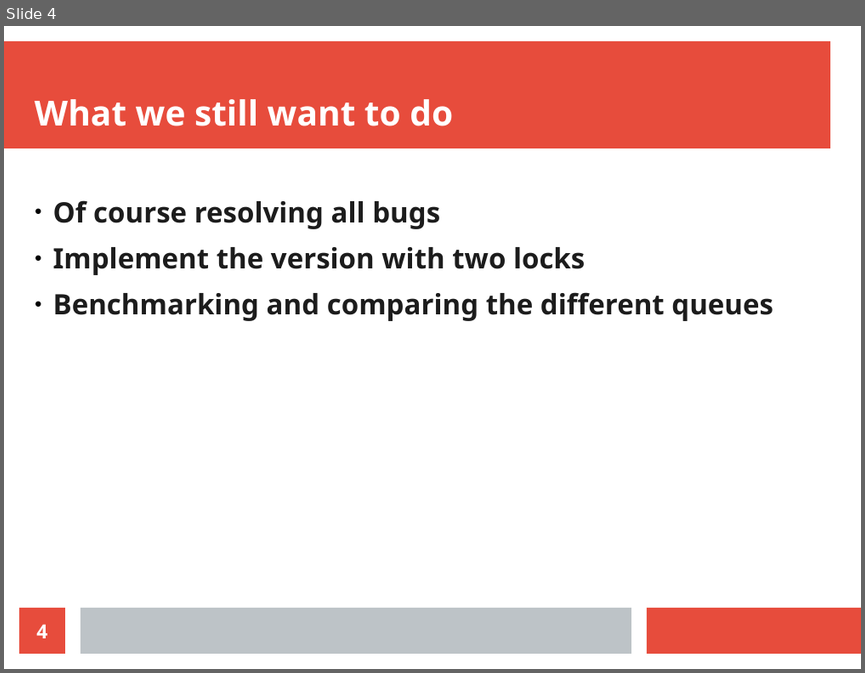
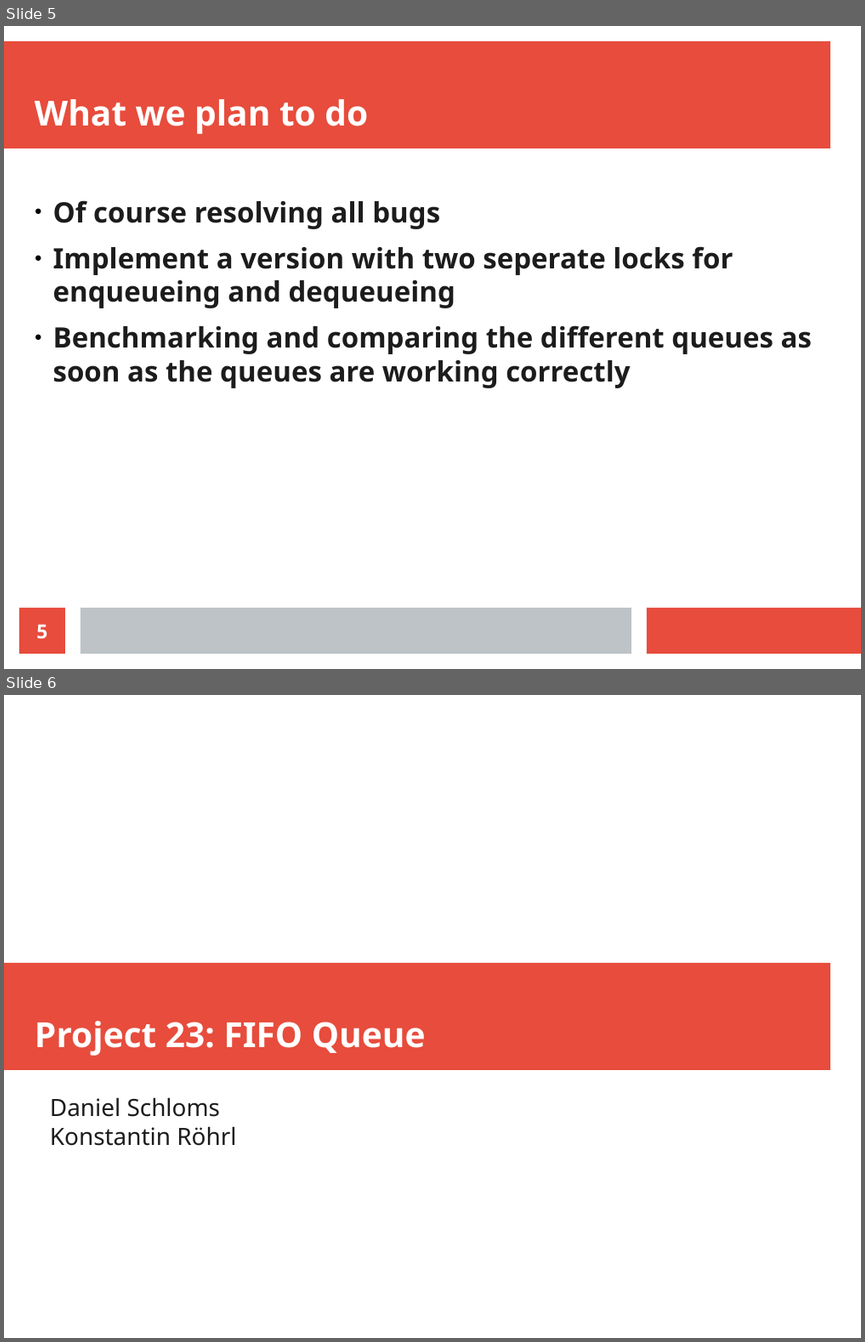
Before and after one commit to danielschloms/amp_fifo_project, a slide deck: presentation/presentation.odp. Shown one above the other, each under a label of ours: slide 4 before the commit, slides 5 and 6 after it. The pictures are 865x673 and 865x1342 pixels, drawn with LibreOffice and Linux fonts; fonts in the diff are those of the drawing. Boxes give left, top, right and bottom in pixels: in the first picture for what was removed or moved away, otherwise in the second. Text is boxed around its words. In the diff, an @@ line names an element or a change of style, - is before the commit and + after.

```diff
--- a/presentation/presentation.odp
+++ b/presentation/presentation.odp
@@ slide 6 added at (4,695,861,1338), background #FFFFFF @@
@@ rectangle added at (4,963,830,1070), fill #E74C3C @@
@@ title added at (35,1021,426,1055), 32 pt, text #FFFFFF, bold @@
+Project 23: FIFO Queue
@@ subtitle added at (50,1097,236,1145), 22 pt, text #1C1C1C @@
+Daniel Schloms
+Konstantin Röhrl
@@ what was slide 4 is now slide 5 @@
@@ slide 5 changed as well @@
@@ title at (35,99,368,134): text changed @@
-What we still want to do
+What we plan to do
@@ text at (53,246,812,388): text changed @@
-● Implement the version with two locks
-● Benchmarking and comparing the different queues
+● Implement a version with two seperate locks for enqueueing and dequeueing
+● Benchmarking and comparing the different queues as soon as the queues are working correctly
@@ page number at (36,624,47,638): text changed @@
-4
+5
```
Also in this commit, not shown: 3 other slides changed, 1 other slide added.
